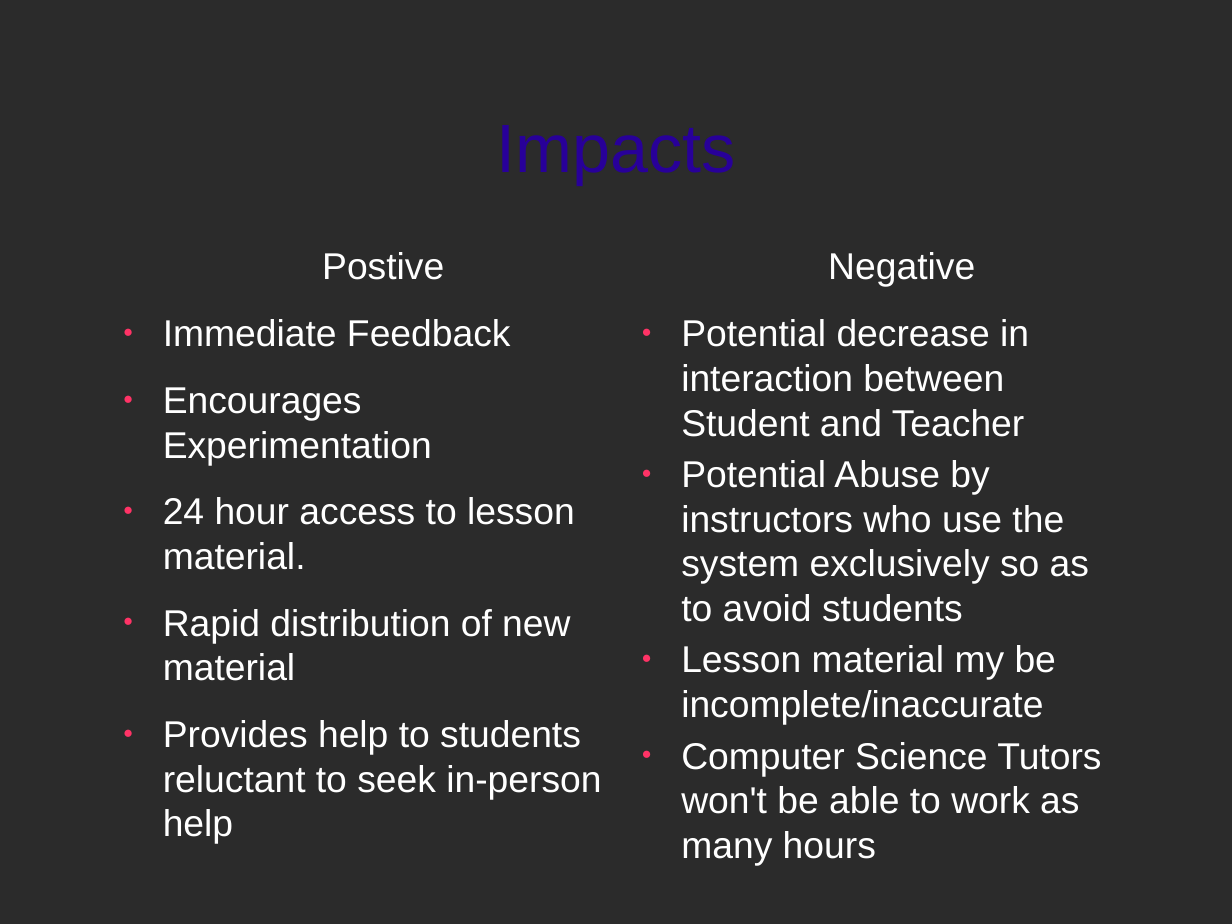
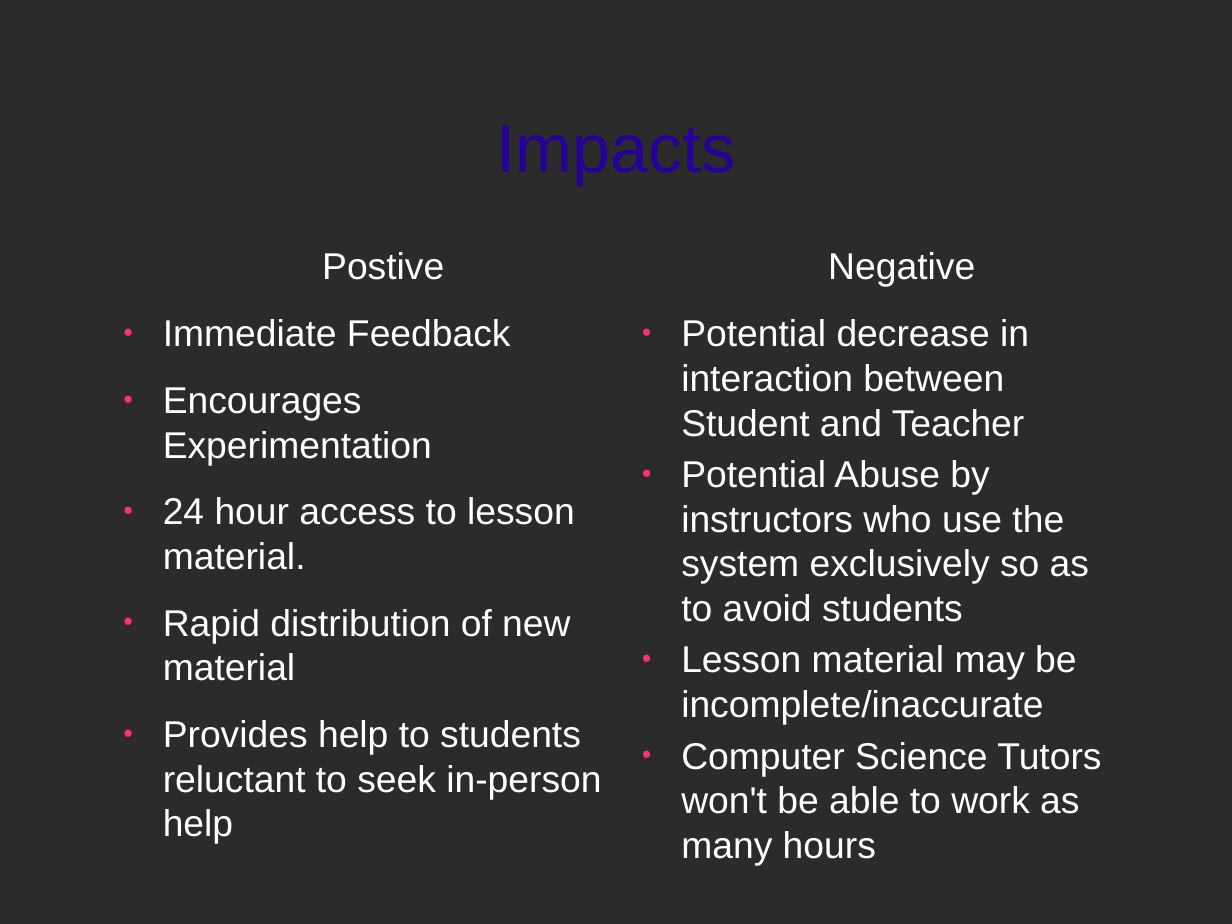
Before and after one commit to xiongchiamiov/CSTutor, a slide deck: slide 5 of presentations/presentation_week5.odp. Drawn at 1232x924 pixels with LibreOffice and Linux fonts; fonts in the diff are those of the drawing; background and template pictures are left out; a plain dark background stands for a picture behind light text. Boxes give left, top, right and bottom in pixels: in the first picture for what was removed or moved away, otherwise in the second. Text is boxed around its words. In the diff, an @@ line names an element or a change of style, - is before the commit and + after.

```diff
--- a/presentations/presentation_week5.odp
+++ b/presentations/presentation_week5.odp
@@ text at (681,645,1076,725): text changed @@
-● Lesson material my be incomplete/inaccurate
+● Lesson material may be incomplete/inaccurate
```
Also in this commit, not shown: 2 other slides changed.
